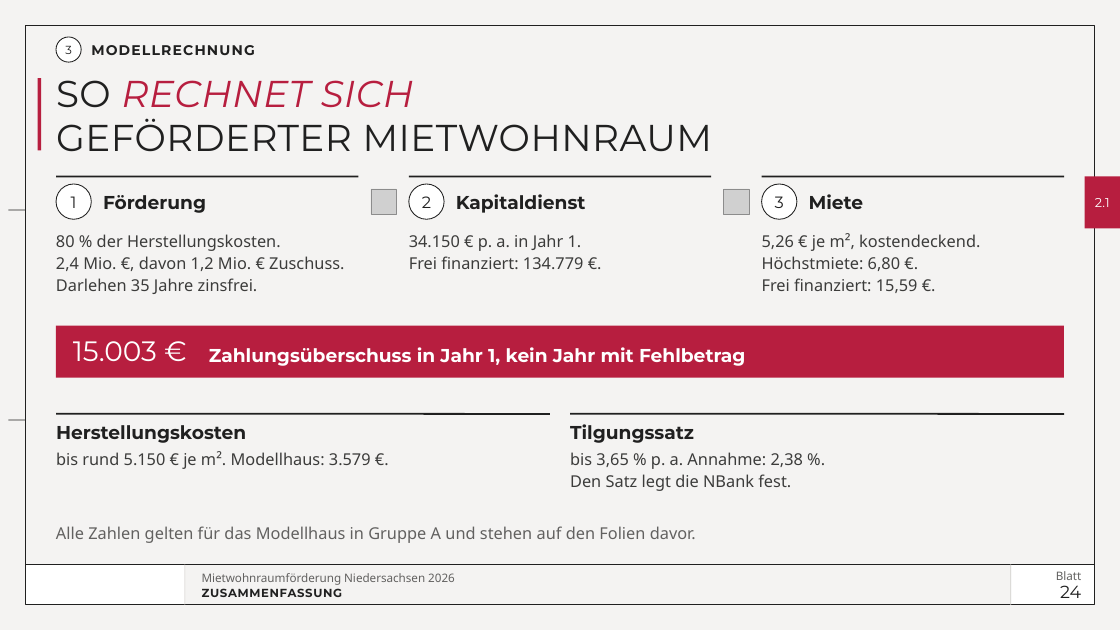
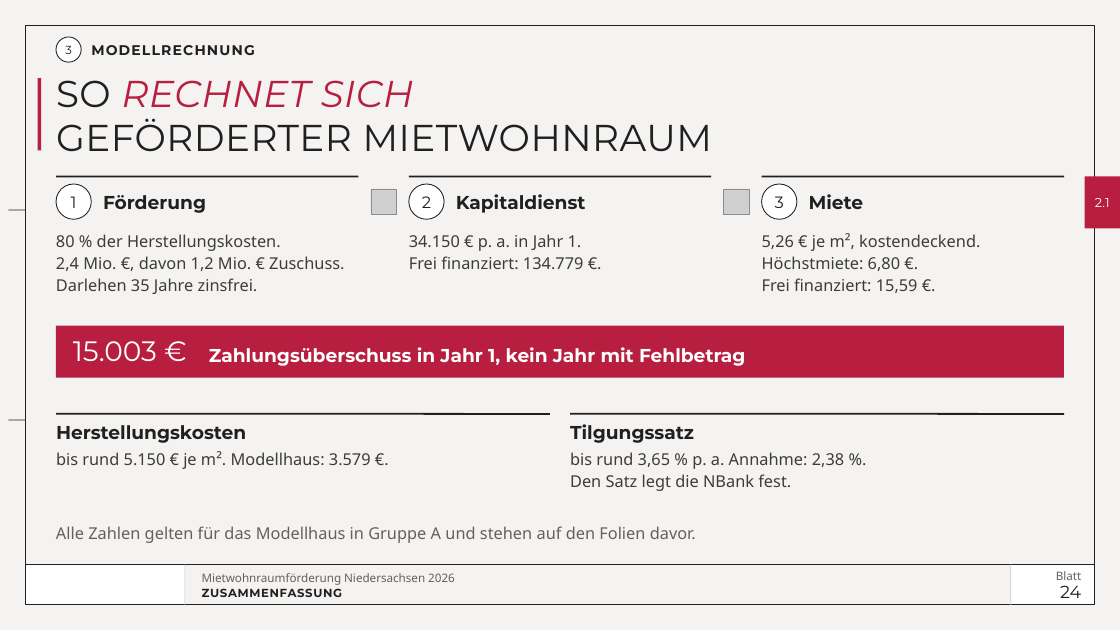
Before and after one commit to vgedaschko/NBank, a slide deck: slide 24 of praesentation/dist/PGN-Mietwohnraumfoerderung-Niedersachsen-2026-Vortrag.pptx. Drawn at 1120x630 pixels with LibreOffice and Linux fonts; fonts in the diff are those of the drawing; grey boxes stand for pictures; background and template pictures are left out. Boxes give left, top, right and bottom in pixels: in the first picture for what was removed or moved away, otherwise in the second. Text is boxed around its words. In the diff, an @@ line names an element or a change of style, - is before the commit and + after.

```diff
--- a/praesentation/dist/PGN-Mietwohnraumfoerderung-Niedersachsen-2026-Vortrag.pptx
+++ b/praesentation/dist/PGN-Mietwohnraumfoerderung-Niedersachsen-2026-Vortrag.pptx
@@ text at [570,452,844,469]: text changed @@
-bis 3,65 % p. a. Annahme: 2,38 %.
+bis rund 3,65 % p. a. Annahme: 2,38 %.
```
Also in this commit, not shown: 25 other files.
